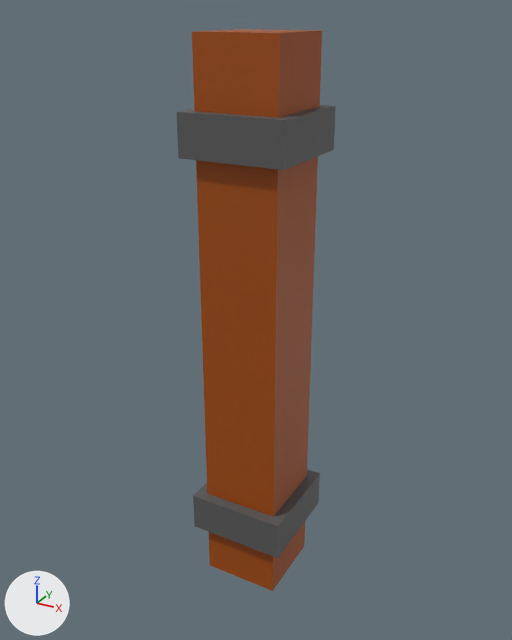
Before and after pictures for a commit that changed the Blender file art/Tiles.blend.
Both versions are drawn from a 50 mm camera at (2.74, -5.03, 5.15) aimed at (-0.09, 0.12, 2.58). Lighting does not change. The marker at lower left points along +X, +Y and +Z.

Names of what the first picture shows: 'Pillar_Wood'.
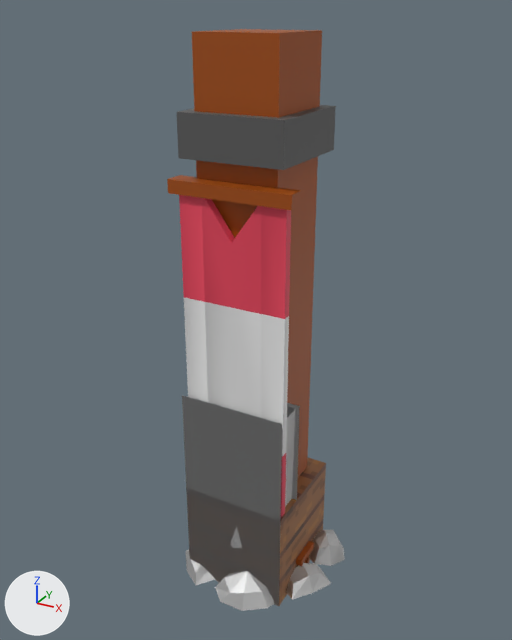
Boxes (x1, y1, x2, y2) around the edits, measured in the pictures (512 x 640 px):
'Banner', shown
    after: (167, 175, 302, 517)
'Door', shown
    after: (182, 395, 300, 606)
'fireplace', shown
    after: (186, 530, 345, 611)
'Cube', shown (brown)
    after: (279, 457, 326, 606)
'Bench', shown
    after: (296, 541, 314, 566)
'gems', shown
    after: (231, 526, 242, 548)

Edits to the bpy script that builds the scene:
```text
Change ob_cube:
    remove ob_cube.hide_set(True)
Change ob_invertedsphere:
    remove ob_invertedsphere.hide_set(True)
Change ob_door:
    remove ob_door.hide_set(True)
Change ob_rocks_small:
    remove ob_rocks_small.hide_set(True)
Change ob_gems:
    remove ob_gems.hide_set(True)
Change ob_fireplace:
    remove ob_fireplace.hide_set(True)
Change ob_rock:
    remove ob_rock.hide_set(True)
Change ob_bench:
    remove ob_bench.hide_set(True)
Change ob_banner:
    remove ob_banner.hide_set(True)
```
